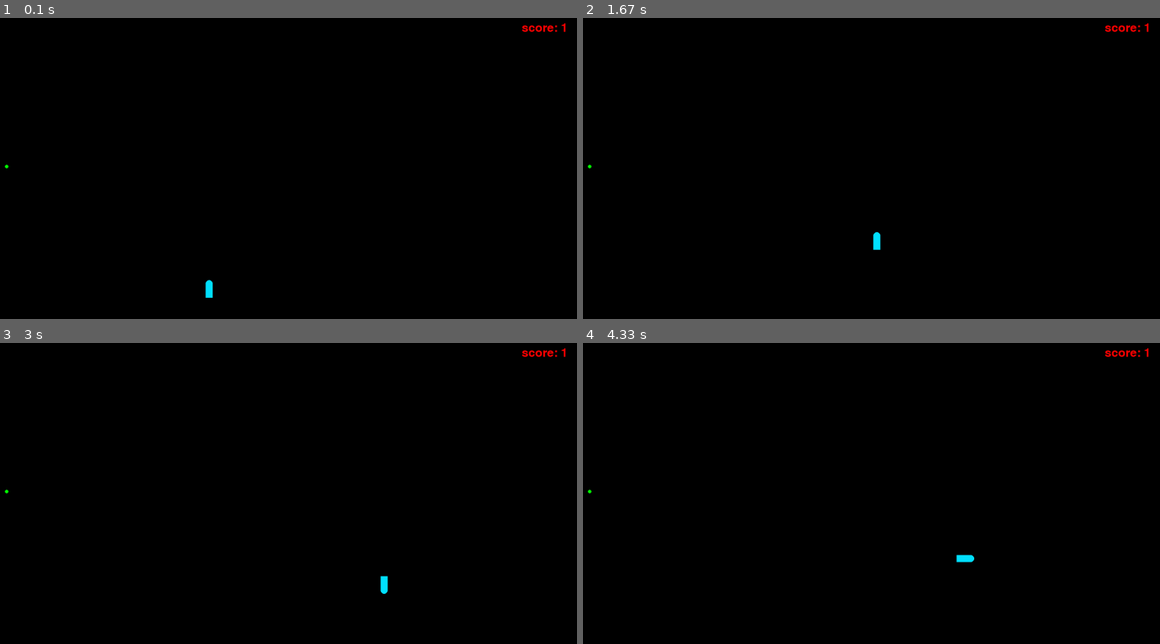
Above: before the commit, frames 1-4 (two rows, left to right).
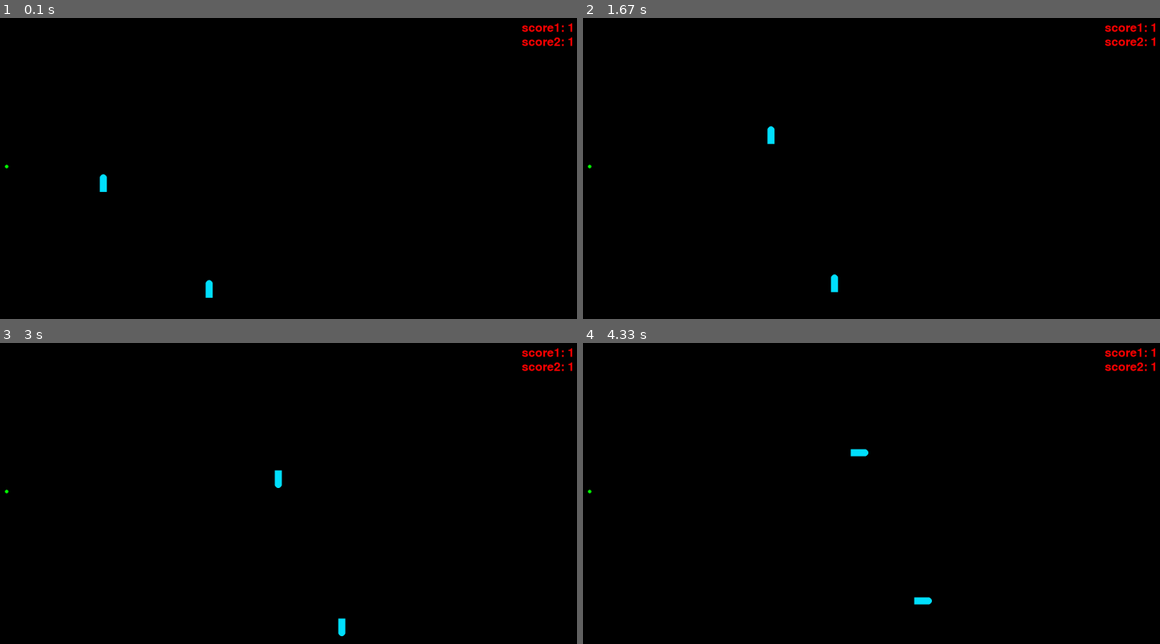
Above: after the commit, the same moments.

Repository: Tijan-cyber/snake_game
Game: pygame game, started from pygame_snejk.py
Two runs of this game, one before a commit and one after it. Both use one fixed random seed, a clock stepped at 60 frames per second and the inputs below.
Inputs:
- Up to frame 1 (0.1 s): no input
- Up to frame 2 (1.67 s): hold S 0.33-0.8 s; hold Right 0.33-0.8 s; hold Right 0.83-1.3 s; hold D 0.83-1.3 s; hold Up 1.33-1.63 s; hold W 1.33-1.63 s
- Up to frame 3 (3 s): hold Right 1.67-2.13 s; hold D 1.67-2.13 s; hold Down from 2.73 s (still down); hold S from 2.73 s (still down)
- Up to frame 4 (4.33 s): release Down at 3.03 s; release S at 3.03 s; hold Left 3.07-3.47 s; hold A 3.07-3.47 s; hold Up 3.5-3.87 s; hold W 3.5-3.87 s; hold Right from 3.9 s (still down); hold D from 3.9 s (still down)

The runs differ from the first frame. In frame 1, 0.3% of the frame differs, in the area x 17-100%, y 1-58%; in frame 2, 0.4%; in frame 3, 0.4%, in the area x 47-100%, y 1-98%; in frame 4, 0.4%.

Commit message:
multipayer but check if works

Diff:
--- a/pygame_snejk.py
+++ b/pygame_snejk.py
@@ -25,119 +25,207 @@
 
 class Kaca:
 	def __init__(self):
-		self.smer = "gor"
-		self.zivljenje = True
-		self.pozicije=[[914, 804], [912, 804], [910, 804], [908, 804], [906, 804], [904, 804], [902, 804], [900, 804], [898, 804], [896, 804], [894, 804]]
-	def sprememba_smeri(self, pritisk):
+		self.smer1 = "gor"
+		self.smer2 = "gor"
+		self.zivljenje1 = True
+		self.zivljenje2 = True
+		self.pozicije1=[[914, 804], [912, 804], [910, 804], [908, 804], [906, 804], [904, 804], [902, 804], [900, 804], [898, 804], [896, 804], [894, 804]]
+		self.pozicije2=[[614, 504], [612, 504], [610, 504], [608, 504], [606, 504], [604, 504], [602, 504], [600, 504], [598, 504], [596, 504], [594, 504]]
+
+	def sprememba_smeri_wasd(self, pritisk):
 		smeri = ["gor", "levo", "dol", "desno"]
 		if pritisk == "a":
-			self.smer = "levo"
+			self.smer1 = "levo"
 		elif pritisk == "d":
-			self.smer = "desno"
+			self.smer1 = "desno"
 		elif pritisk == "w":
-			self.smer = "gor"
+			self.smer1 = "gor"
 		elif pritisk == "s":
-			self.smer = "dol"
-
-
-
-
-
-	def premik(self, podaljsevanje=False):
-		potem = copy.deepcopy(self.pozicije)
-
-		if self.smer == "levo":
-				potem[0][0] -= 2
-
-		elif self.smer == "desno":
-				potem[0][0] += 2
-
-
-		elif self.smer == "gor":
-				potem[0][1] -= 2
-
-		elif self.smer == "dol":
-				potem[0][1] += 2
-
-		for i in range(1, len(potem)):
-			potem[i] = self.pozicije[i-1]
-
-
-		self.pozicije = potem
-
-
-
-	def podaljsevanje(self):
-		for x in range(5):
-			potem = copy.deepcopy(self.pozicije)
-			if self.smer == "levo":
+			self.smer1 = "dol"
+
+
+
+	def sprememba_smeri_puscice(self, pritisk):
+		smeri = ["gor", "levo", "dol", "desno"]
+		if pritisk == "a":
+			self.smer2 = "levo"
+		elif pritisk == "d":
+			self.smer2 = "desno"
+		elif pritisk == "w":
+			self.smer2 = "gor"
+		elif pritisk == "s":
+			self.smer2 = "dol"
+
+
+	def premik(self, igralec, podaljsevanje=False):
+		if igralec == 1:
+			potem = copy.deepcopy(self.pozicije1)
+			if self.smer1 == "levo":
 					potem[0][0] -= 2
 
-			elif self.smer == "desno":
+			elif self.smer1 == "desno":
 					potem[0][0] += 2
 
 
-			elif self.smer == "gor":
+			elif self.smer1 == "gor":
 					potem[0][1] -= 2
 
-			elif self.smer == "dol":
+			elif self.smer1 == "dol":
 					potem[0][1] += 2
 
 			for i in range(1, len(potem)):
-				potem[i] = self.pozicije[i-1]
-
-			potem.append(self.pozicije[-1])
-
-
-			if self.smer == "levo":
-				potem.append([self.pozicije[-1][0]+2, self.pozicije[-1][1]])
-
-			elif self.smer == "desno":
-				potem.append([self.pozicije[-1][0]-2, self.pozicije[-1][1]])
-
-
-			elif self.smer == "gor":
-				potem.append([self.pozicije[-1][0], self.pozicije[-1][1]+2])
-
-
-			elif self.smer == "dol":
-				potem.append([self.pozicije[-1][0], self.pozicije[-1][1]-2])
-
-			self.pozicije = potem
+				potem[i] = self.pozicije1[i-1]
+
+
+			self.pozicije1 = potem
+
+
+		else:
+			potem = copy.deepcopy(self.pozicije2)
+			if self.smer2 == "levo":
+					potem[0][0] -= 2
+
+			elif self.smer2 == "desno":
+					potem[0][0] += 2
+
+
+			elif self.smer2 == "gor":
+					potem[0][1] -= 2
+
+			elif self.smer2 == "dol":
+					potem[0][1] += 2
+
+			for i in range(1, len(potem)):
+				potem[i] = self.pozicije2[i-1]
+
+
+			self.pozicije2 = potem
+
+
+	def podaljsevanje(self, igralec):
+		if igralec == 1:
+			for x in range(5):
+				potem = copy.deepcopy(self.pozicije1)
+				if self.smer1 == "levo":
+						potem[0][0] -= 2
+
+				elif self.smer1 == "desno":
+						potem[0][0] += 2
+
+
+				elif self.smer1 == "gor":
+						potem[0][1] -= 2
+
+				elif self.smer1 == "dol":
+						potem[0][1] += 2
+
+				for i in range(1, len(potem)):
+					potem[i] = self.pozicije1[i-1]
+
+				potem.append(self.pozicije1[-1])
+
+
+				if self.smer1 == "levo":
+					potem.append([self.pozicije1[-1][0]+2, self.pozicije1[-1][1]])
+
+				elif self.smer1 == "desno":
+					potem.append([self.pozicije1[-1][0]-2, self.pozicije1[-1][1]])
+
+
+				elif self.smer1 == "gor":
+					potem.append([self.pozicije1[-1][0], self.pozicije1[-1][1]+2])
+
+
+				elif self.smer1 == "dol":
+					potem.append([self.pozicije1[-1][0], self.pozicije1[-1][1]-2])
+
+				self.pozicije1 = potem
+
+
+		else:
+			for x in range(5):
+				potem = copy.deepcopy(self.pozicije2)
+				if self.smer2 == "levo":
+						potem[0][0] -= 2
+
+				elif self.smer2 == "desno":
+						potem[0][0] += 2
+
+
+				elif self.smer2 == "gor":
+						potem[0][1] -= 2
+
+				elif self.smer2 == "dol":
+						potem[0][1] += 2
+
+				for i in range(1, len(potem)):
+					potem[i] = self.pozicije2[i-1]
+
+				potem.append(self.pozicije2[-1])
+
+
+				if self.smer2 == "levo":
+					potem.append([self.pozicije2[-1][0]+2, self.pozicije2[-1][1]])
+
+				elif self.smer2 == "desno":
+					potem.append([self.pozicije2[-1][0]-2, self.pozicije2[-1][1]])
+
+
+				elif self.smer2 == "gor":
+					potem.append([self.pozicije2[-1][0], self.pozicije2[-1][1]+2])
+
+
+				elif self.smer2 == "dol":
+					potem.append([self.pozicije2[-1][0], self.pozicije2[-1][1]-2])
+
+				self.pozicije2 = potem
+
 
 
 class Polje(Kaca):
 	def __init__(self):
 		super().__init__()
-		self.rezultat = 0
 		self.hrana = [350, 450]
-		self.znotraj = True
+		self.znotraj1 = True
+		self.znotraj2 = True
 		self.igra = True
 
 
 
 
 
-	def znotraj_check(self):
-		if self.pozicije[0][0] < 10 or self.pozicije[0][1] < 10 or self.pozicije[0][0] > 1990 or self.pozicije[0][1] > 1190:  #PAZI SIRINE RECTOV!!!
-			self.znotraj = False
-			print("Šu si vn")
-		for x in self.pozicije:
-			if self.pozicije.count(x) > 1:  # pazi 10
-				self.znotraj = False
-				print("Pojedu si se")
-				break
+	def znotraj_check(self, head_center1, head_center2):
+		if self.pozicije1[0][0] < 10 or self.pozicije1[0][1] < 10 or self.pozicije1[0][0] > 1990 or self.pozicije1[0][1] > 1190:  #PAZI SIRINE RECTOV!!!
+			self.znotraj1 = False
+		for x in self.pozicije1:
+			if self.pozicije1.count(x) > 1:  # pazi 10
+				self.znotraj1 = False
+
+
+		if self.pozicije2[0][0] < 10 or self.pozicije2[0][1] < 10 or self.pozicije2[0][0] > 1990 or self.pozicije2[0][1] > 1190:  #PAZI SIRINE RECTOV!!!
+			self.znotraj2 = False
+		for x in self.pozicije2:
+			if self.pozicije2.count(x) > 1:  # pazi 10
+				self.znotraj2 = False
+
+
+		for i in self.pozicije1:
+			for y in self.pozicije2:
+				if abs(i[0]-y[0]) <= 10 and abs(i[1]-y[1]) <= 10:
+					print("trk")
+					self.igra = False
 
 
 
 	def nova_hrana(self):
-		snake = self.pozicije
+		snake1 = self.pozicije1
+		snake2 = self.pozicije2
 
 		possible = [
 			[x, y]
 			for x in range(100, 1900)
 			for y in range(100, 1000)
-			if [x, y] not in snake
+			if [x, y] not in snake1 or snake2
 		]
 
 		self.hrana = random.choice(possible)
@@ -145,7 +233,7 @@
 
 
 	def igranje(self):
-		while self.znotraj and self.igra:
+		while (self.znotraj1 or self.znotraj2) and self.igra:
 			clock.tick(120)
 
 			for event in pygame.event.get():
@@ -155,77 +243,125 @@
 
 				if event.type == pygame.KEYDOWN:
 					if event.key == pygame.K_w:
-						self.sprememba_smeri("w")
+						self.sprememba_smeri_wasd("w")
 
 					if event.key == pygame.K_s:
-						self.sprememba_smeri("s")
+						self.sprememba_smeri_wasd("s")
 
 					if event.key == pygame.K_a:
-						self.sprememba_smeri("a")
+						self.sprememba_smeri_wasd("a")
 
 					if event.key == pygame.K_d:
-						self.sprememba_smeri("d")
+						self.sprememba_smeri_wasd("d")
 
 
 					if event.key == pygame.K_UP:
-						self.sprememba_smeri("w")
+						self.sprememba_smeri_puscice("w")
 
 					if event.key == pygame.K_DOWN:
-						self.sprememba_smeri("s")
+						self.sprememba_smeri_puscice("s")
 
 					if event.key == pygame.K_LEFT:
-						self.sprememba_smeri("a")
+						self.sprememba_smeri_puscice("a")
 
 					if event.key == pygame.K_RIGHT:
-						self.sprememba_smeri("d")
+						self.sprememba_smeri_puscice("d")
 
 			screen.fill(bg)
 
 			pygame.draw.circle(screen, (0, 255, 0), (self.hrana[0], self.hrana[1]), 5)
-			# rectangle size
-
-			x = self.pozicije[0][0]
-			y = self.pozicije[0][1]
-
-			if self.smer == "levo":
-			    head_center = (x, y+10)
-			elif self.smer == "desno":
-			    head_center = (x+20, y+10)
-			elif self.smer == "gor":
-			    head_center = (x+10, y)
-			elif self.smer == "dol":
-			    head_center = (x+10, y+20)
-
-			if abs(head_center[0]-self.hrana[0]) <= 12 and abs(head_center[1]-self.hrana[1]) <= 12 :
-				self.podaljsevanje()
+
+			xp = self.pozicije1[0][0]
+			yp = self.pozicije1[0][1]
+			xd = self.pozicije2[0][0]
+			yd = self.pozicije2[0][1]
+
+			if self.smer1 == "levo":
+			    head_center1 = (xp, yp+10)
+			elif self.smer1 == "desno":
+			    head_center1 = (xp+20, yp+10)
+			elif self.smer1 == "gor":
+			    head_center1 = (xp+10, yp)
+			elif self.smer1 == "dol":
+			    head_center1 = (xp+10, yp+20)
+
+			if self.smer2 == "levo":
+			    head_center2 = (xd, yd+10)
+			elif self.smer2 == "desno":
+			    head_center2 = (xd+20, yd+10)
+			elif self.smer2 == "gor":
+			    head_center2 = (xd+10, yd)
+			elif self.smer2 == "dol":
+			    head_center2 = (xd+10, yd+20)
+
+
+
+			if abs(head_center1[0]-self.hrana[0]) <= 12 and abs(head_center1[1]-self.hrana[1]) <= 12 :
+				self.podaljsevanje(1)
 				self.nova_hrana()
-			else:
-				self.premik()
-			for i in self.pozicije:
+
+
+
+			if abs(head_center2[0]-self.hrana[0]) <= 12 and abs(head_center2[1]-self.hrana[1]) <= 12 :
+				self.podaljsevanje(2)
+				self.nova_hrana()
+
+
+
+			self.premik(1)
+			self.premik(2) #!!!!!!!!!!!!!!!!!!!
+
+
+			for i in self.pozicije1:
 				x = i[0]
 				y = i[1]
 				try:
-					if self.pozicije.index(i) == 0:
-						if self.smer == "levo":
+					if self.pozicije1.index(i) == 0:
+						if self.smer1 == "levo":
 							pygame.draw.circle(screen, (0,225,255), (x,y+10), 10)  #SMER POMEMBNA
-						elif self.smer == "desno":
+						elif self.smer1 == "desno":
 							pygame.draw.circle(screen, (0,225,255), (x+20,y+10), 10)  #SMER POMEMBNA
-						elif self.smer == "gor":
+						elif self.smer1 == "gor":
 							pygame.draw.circle(screen, (0,225,255), (x+10,y), 10)  #SMER POMEMBNA
 
-						elif self.smer == "dol":
+						elif self.smer1 == "dol":
 							pygame.draw.circle(screen, (0,225,255), (x+10,y+20), 10)  #SMER POMEMBNA
 
 					else:
 						pygame.draw.rect(screen, (0,225,255), (x,y,20,20))
 				except Exception as e:
-					self.znotraj = False
-
-			dolzina = str(len(self.pozicije)//10)
-
-			screen.blit(font.render(f"score: {dolzina}",True,(255,0,0)),(1810,40))
-
-			self.znotraj_check()
+					self.znotraj1 = False
+
+			for i in self.pozicije2:
+				x = i[0]
+				y = i[1]
+				try:
+					if self.pozicije2.index(i) == 0:
+						if self.smer2 == "levo":
+							pygame.draw.circle(screen, (0,225,255), (x,y+10), 10)  #SMER POMEMBNA
+						elif self.smer2 == "desno":
+							pygame.draw.circle(screen, (0,225,255), (x+20,y+10), 10)  #SMER POMEMBNA
+						elif self.smer2 == "gor":
+							pygame.draw.circle(screen, (0,225,255), (x+10,y), 10)  #SMER POMEMBNA
+
+						elif self.smer2 == "dol":
+							pygame.draw.circle(screen, (0,225,255), (x+10,y+20), 10)  #SMER POMEMBNA
+
+					else:
+						pygame.draw.rect(screen, (0,225,255), (x,y,20,20))
+				except Exception as e:
+					self.znotraj2 = False
+
+
+			dolzina1 = str(len(self.pozicije1)//10)
+			dolzina2 = str(len(self.pozicije2)//10)
+
+			screen.blit(font.render(f"score1: {dolzina1}",True,(255,0,0)),(1810,40))
+			screen.blit(font.render(f"score2: {dolzina2}",True,(255,0,0)),(1810,80))
+
+
+			self.znotraj_check(head_center1, head_center2)
+
 
 
 			pygame.display.flip()
